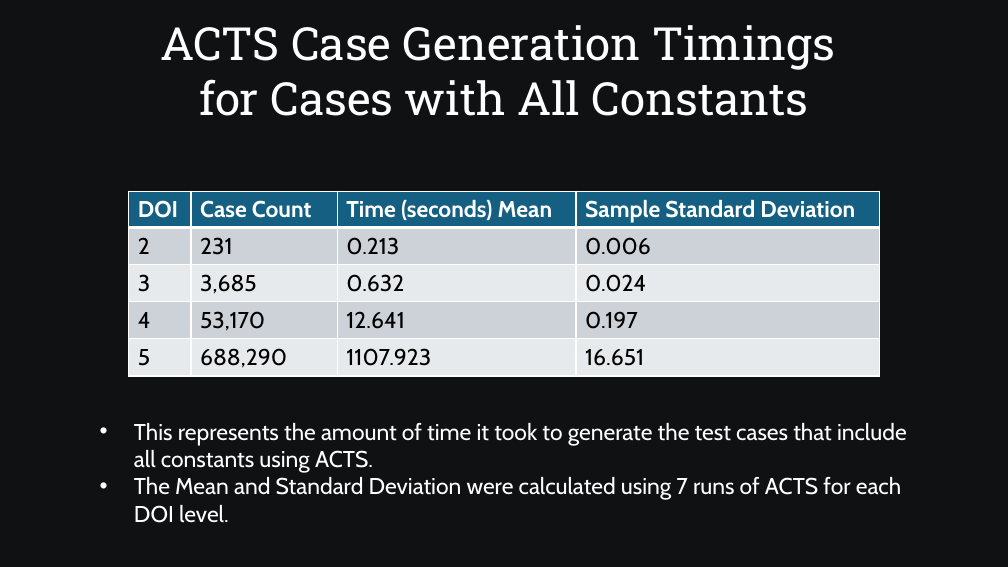
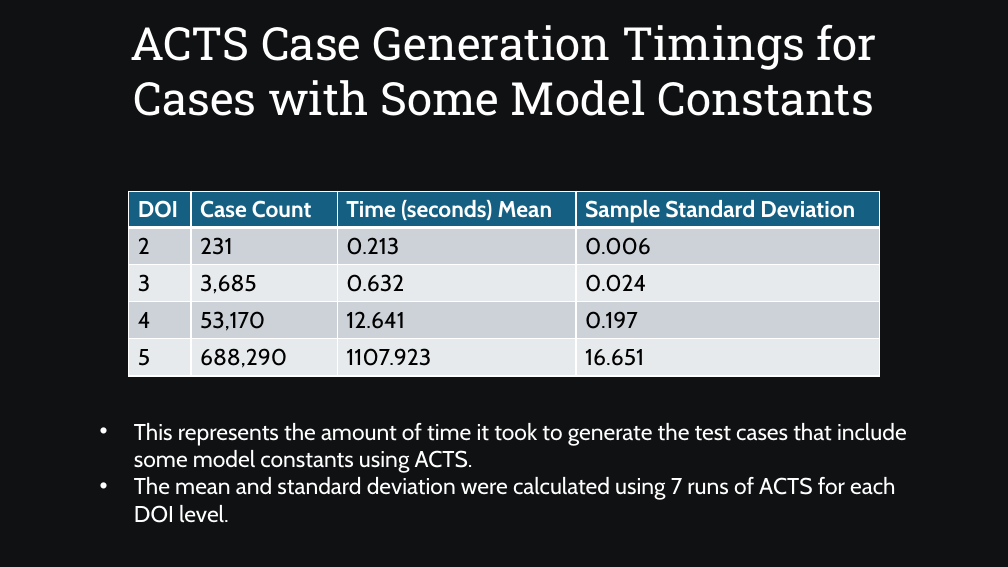
Before and after one commit to SamAllen06/lake_temp_work, a slide deck: slide 44 of documentation/for_collaborators/AnalysisOverview.pptx (slide 43 before the commit). Drawn at 1008x567 pixels with LibreOffice and Linux fonts; fonts in the diff are those of the drawing. Boxes give left, top, right and bottom in pixels: in the first picture for what was removed or moved away, otherwise in the second. Text is boxed around its words. In the diff, an @@ line names an element or a change of style, - is before the commit and + after.

```diff
--- a/documentation/for_collaborators/AnalysisOverview.pptx
+++ b/documentation/for_collaborators/AnalysisOverview.pptx
@@ text at <box>131,24,876,116</box>: text changed @@
-ACTS Case Generation Timings
-for Cases with All Constants
+ACTS Case Generation Timings for
+Cases with Some Model Constants
@@ text at <box>134,423,907,523</box>: text changed @@
-• This represents the amount of time it took to generate the test cases that include all constants using ACTS.
-• The Mean and Standard Deviation were calculated using 7 runs of ACTS for each DOI level.
+• This represents the amount of time it took to generate the test cases that include some model constants using ACTS.
+• The mean and standard deviation were calculated using 7 runs of ACTS for each DOI level.
```
Also in this commit, not shown: 18 other slides changed, 1 slide added, 1 other file.
